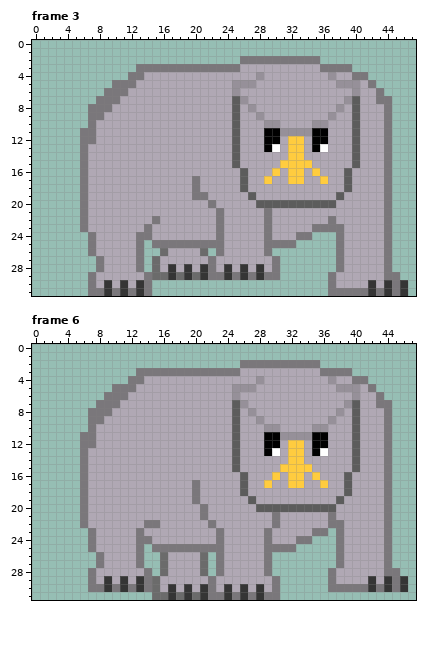
One commit to this pixel-art file: Roguelike TBS/Assets/Sprites/Aseprite Files/OwlbearWalk.ase. This is how it looked before the edit.
48x32 pixels, 9 frames. Colours within 5 levels of each other are drawn and written as one. Shown: frame 3, frame 6. The commit also changed other frames, which this record leaves out.
New version:
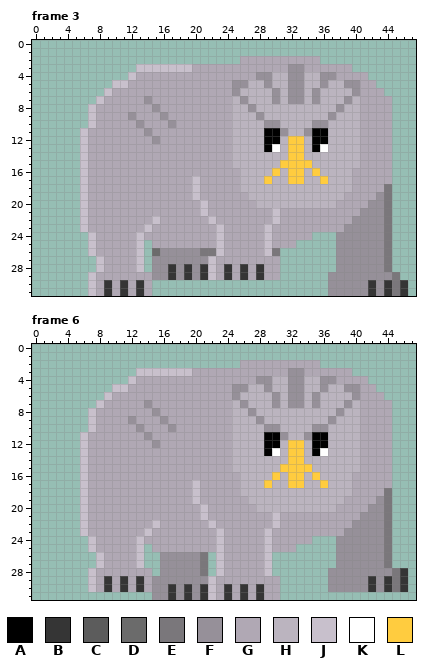
Palette (. is transparent): A #000000  B #353535  C #5c5c5c  D #6b6b6b  E #7a777b  F #969099  G #b0a8b4  H #bbb4bf  J #c8c0cc  K #ffffff  L #ffcc3f
Difference:
Frame 3, layers "Head", "Body":
y 2: x 26..35 EEEEEEEEEE -> GGGGGGGGGG
y 3: x 13..25 EEEEEEEEEEEEE -> JJJJJJJGGGGGG; x 32..33 GG -> FF; x 36..39 EEEE -> GGGG
y 4: x 12..13 EE -> JG; x 29..36 GGGGGGGG -> FHHFFHHF; x 40..41 EE -> GG
y 5: x 10..12 EEE -> JJG; x 27..38 FGGGGGGGGGGF -> HHFHHFFHHFHH; x 42 E -> G
y 6: x 9..11 EEE -> JGG; x 26..39 GGGGGGGGGGGGGG -> HHHHFHFFHFHHHH; x 43 E -> G
y 7: x 8..10 EEE -> JGG; x 14 G -> F; x 25 C -> H; x 27..38 GGGGGGGGGGGG -> HHHFHFFHFHHH; x 40 C -> H; x 43..44 EE -> GG
y 8: x 7..9 EEE -> JGG; x 15 G -> F; x 25..26 CG -> HH; x 28..37 GGGGGGGGGG -> HHHHHHHHHH; x 39..40 GC -> HH; x 44 E -> G
y 9: x 7..8 EE -> JG; x 12 G -> F; x 16 G -> F; x 25..27 CGG -> HHH; x 29..36 GGGGGGGG -> HHHHHHHH; x 38..40 GGC -> HHH; x 44 E -> G
y 10: x 7 E -> J; x 13 G -> F; x 17 G -> F; x 25..28 CGGG -> HHHH; x 31..34 GGGG -> HHHH; x 37..40 GGGC -> HHHH; x 44 E -> G
y 11: x 6..7 EE -> JG; x 14 G -> F; x 25..28 CGGG -> HHHH; x 32..33 FF -> HH; x 37..40 GGGC -> HHHH; x 44 E -> G
y 12: x 6..7 EE -> JG; x 15 G -> F; x 25..28 CGGG -> HHHH; x 31 G -> H; x 34 G -> H; x 37..40 GGGC -> HHHH; x 44 E -> G
y 13: x 6 E -> J; x 25..28 CGGG -> HHHH; x 31 G -> H; x 34 G -> H; x 37..40 GGGC -> HHHH; x 44 E -> G
y 14: x 6 E -> J; x 25..31 CGGGGGG -> HHHHHHH; x 34..40 GGGGGGC -> HHHHHHH; x 44 E -> G
y 15: x 6 E -> J; x 25..30 CGGGGG -> HHHHHH; x 35..40 GGGGGC -> HHHHHH; x 44 E -> G
y 16: x 6 E -> J; x 26..29 CGGG -> HHHH; x 31 G -> H; x 34 G -> H; x 36..39 GGGC -> HHHH; x 44 E -> G
y 17: x 6 E -> J; x 20 E -> J; x 26..28 CGG -> HHH; x 30..31 GG -> HH; x 34..35 GG -> HH; x 37..39 GGC -> HHH; x 44 E -> G
y 18: x 6 E -> J; x 20 E -> J; x 26..39 CGGGGGGGGGGGGC -> HHHHHHHHHHHHHH
y 19: x 6 E -> J; x 20..21 EE -> JG; x 27..38 CGGGGGGGGGGC -> HHHHHHHHHHHH; x 43 G -> F
y 20: x 6 E -> J; x 21..22 GE -> JG; x 28..37 CCCCCCCCCC -> HHHHHHHHHH; x 42..43 GG -> FF
y 21: x 6 E -> J; x 21 G -> J; x 23 E -> G; x 29..30 EG -> GJ; x 41..43 GGG -> FFF
y 22: x 6 E -> J; x 15 E -> J; x 22..23 GE -> JG; x 29..30 EG -> GJ; x 37 E -> G; x 40..43 GGGG -> FFFF
y 23: x 6 E -> J; x 14 E -> J; x 23 E -> J; x 29 E -> J; x 35..43 EEEEGGGGG -> GGGGFFFFF
y 24: x 7 E -> J; x 13..14 EE -> JG; x 23 E -> J; x 29 E -> J; x 33..34 EE -> GG; x 38..43 EGGGGG -> FFFFFF
y 25: x 7 E -> J; x 13 E -> J; x 15..23 EEEEEEEEE -> GGGGGGGGJ; x 29..32 EEEE -> JGGG; x 38..43 EGGGGG -> FFFFFF
y 26: x 7 E -> J; x 13 E -> J; x 15..23 .DGGGGD.E -> DFFFFFEEJ; x 29..30 E. -> JE; x 38..43 EGGGGG -> FFFFFF
y 27: x 8 E -> J; x 13 E -> J; x 15..22 DGGGGGGE -> FFFFFFFJ; x 30 E -> G; x 38..43 EGGGGG -> FFFFFF
y 28: x 8 E -> J; x 13 E -> J; x 15..16 DG -> FF; x 18 G -> F; x 20 G -> F; x 22 E -> J; x 30 E -> G; x 38..43 EGGGGG -> FFFFFF
y 29: x 7 E -> J; x 14..16 EDD -> GFF; x 18 D -> F; x 20 D -> F; x 22..23 EE -> JG; x 25 E -> G; x 27 E -> G; x 29..30 EE -> GG; x 37..44 EGGGGGGE -> FFFFFFFF
y 30: x 7 E -> J; x 14 E -> G; x 37..41 EGGGG -> FFFFF; x 43 G -> F
y 31: x 7..8 EE -> JG; x 10 E -> G; x 12 E -> G; x 14 E -> G; x 37..41 EEEEE -> FFFFF; x 43 E -> F
Frame 6, layers "Head", "Body":
y 2: x 26..35 EEEEEEEEEE -> GGGGGGGGGG
y 3: x 13..25 EEEEEEEEEEEEE -> JJJJJJJGGGGGG; x 32..33 GG -> FF; x 36..39 EEEE -> GGGG
y 4: x 12..13 EE -> JG; x 29..36 GGGGGGGG -> FHHFFHHF; x 40..41 EE -> GG
y 5: x 10..12 EEE -> JJG; x 27..38 FGGGGGGGGGGF -> HHFHHFFHHFHH; x 42 E -> G
y 6: x 9..11 EEE -> JGG; x 26..39 GGGGGGGGGGGGGG -> HHHHFHFFHFHHHH; x 43 E -> G
y 7: x 8..10 EEE -> JGG; x 14 G -> F; x 25 C -> H; x 27..38 GGGGGGGGGGGG -> HHHFHFFHFHHH; x 40 C -> H; x 43..44 EE -> GG
y 8: x 7..9 EEE -> JGG; x 15 G -> F; x 25..26 CG -> HH; x 28..37 GGGGGGGGGG -> HHHHHHHHHH; x 39..40 GC -> HH; x 44 E -> G
y 9: x 7..8 EE -> JG; x 12 G -> F; x 16 G -> F; x 25..27 CGG -> HHH; x 29..36 GGGGGGGG -> HHHHHHHH; x 38..40 GGC -> HHH; x 44 E -> G
y 10: x 7 E -> J; x 13 G -> F; x 17 G -> F; x 25..28 CGGG -> HHHH; x 31..34 GGGG -> HHHH; x 37..40 GGGC -> HHHH; x 44 E -> G
y 11: x 6..7 EE -> JG; x 14 G -> F; x 25..28 CGGG -> HHHH; x 32..33 FF -> HH; x 37..40 GGGC -> HHHH; x 44 E -> G
y 12: x 6..7 EE -> JG; x 15 G -> F; x 25..28 CGGG -> HHHH; x 31 G -> H; x 34 G -> H; x 37..40 GGGC -> HHHH; x 44 E -> G
y 13: x 6 E -> J; x 25..28 CGGG -> HHHH; x 31 G -> H; x 34 G -> H; x 37..40 GGGC -> HHHH; x 44 E -> G
y 14: x 6 E -> J; x 25..31 CGGGGGG -> HHHHHHH; x 34..40 GGGGGGC -> HHHHHHH; x 44 E -> G
y 15: x 6 E -> J; x 25..30 CGGGGG -> HHHHHH; x 35..40 GGGGGC -> HHHHHH; x 44 E -> G
y 16: x 6 E -> J; x 26..29 CGGG -> HHHH; x 31 G -> H; x 34 G -> H; x 36..39 GGGC -> HHHH; x 44 E -> G
y 17: x 6 E -> J; x 20 E -> J; x 26..28 CGG -> HHH; x 30..31 GG -> HH; x 34..35 GG -> HH; x 37..39 GGC -> HHH; x 44 E -> G
y 18: x 6 E -> J; x 20 E -> J; x 26..39 CGGGGGGGGGGGGC -> HHHHHHHHHHHHHH
y 19: x 6 E -> J; x 20 E -> J; x 27..38 CGGGGGGGGGGC -> HHHHHHHHHHHH; x 43 G -> F
y 20: x 6 E -> J; x 21 E -> J; x 28..37 CCCCCCCCCC -> HHHHHHHHHH; x 42..43 GG -> FF
y 21: x 6 E -> J; x 21 E -> J; x 30 E -> J; x 37 E -> G; x 41..43 GGG -> FFF
y 22: x 6 E -> J; x 14..15 EE -> GJ; x 22 E -> J; x 30 E -> J; x 37..38 EE -> GG; x 40..43 GGGG -> FFFF
y 23: x 6..7 .E -> JG; x 13..14 EG -> GJ; x 23 E -> J; x 29 E -> J; x 35..43 EE.EGGGGG -> GGGGFFFFF
y 24: x 7 E -> J; x 13..14 EE -> JG; x 23 E -> J; x 29 E -> J; x 33..34 EE -> GG; x 38..43 EGGGGG -> FFFFFF
y 25: x 7 E -> J; x 13 E -> J; x 15..23 EEEEEEEEE -> GGGGGGGGJ; x 29..32 EEEE -> JGGG; x 38..43 EGGGGG -> FFFFFF
y 26..27: x 8 E -> J; x 13 E -> J; x 16..21 DGGGGD -> FFFFFE; x 23 E -> J; x 29 E -> J; x 38..43 EGGGGG -> FFFFFF
y 28: x 7 E -> J; x 14 E -> G; x 16..21 DGGGGD -> FFFFFE; x 23 E -> J; x 29 E -> J; x 37..44 EGGGGGGE -> FFFFFFFF; x 46 . -> B
y 29: x 7 E -> J; x 14..22 EDGGGGGGE -> GFFFFFFFJ; x 30 E -> G; x 37..41 EGGGG -> FFFFF; x 43 G -> F
y 30: x 7..8 EE -> JG; x 10 E -> G; x 12 E -> G; x 14..16 EDG -> GFF; x 18 G -> F; x 20 G -> F; x 22 E -> J; x 30 E -> G; x 37..41 EEEEE -> FFFFF; x 43 E -> F
y 31: x 15..16 DD -> FF; x 18 D -> F; x 20 D -> F; x 22..23 EE -> JG; x 25 E -> G; x 27 E -> G; x 29..30 EE -> GG
Pixel boxes of the changes (left, top, right, bottom) in both pictures:
changed: (80, 56, 392, 296)
changed: (80, 360, 408, 600)
